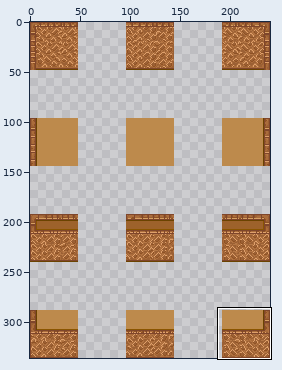
Sprite sheet, stored at Smaug4/Assets/_Game/Arts/Tilesets/tileset_pre.png. The picture above shows the old version from afar; the outline marks the close-up.
Close-up. The starting point:
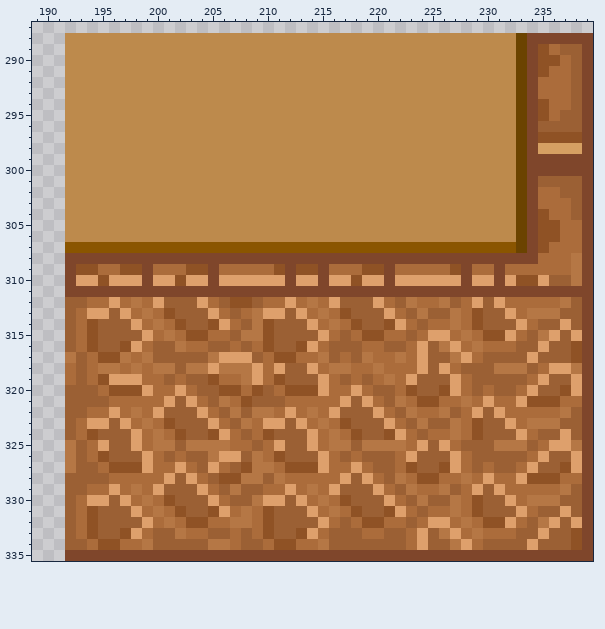
The file is 240x336 pixels. Colours within 5 levels of each other are drawn and written as one. Shown: x 189..239, y 287..335. The commit also changed other parts of the picture, which this record leaves out.
After:
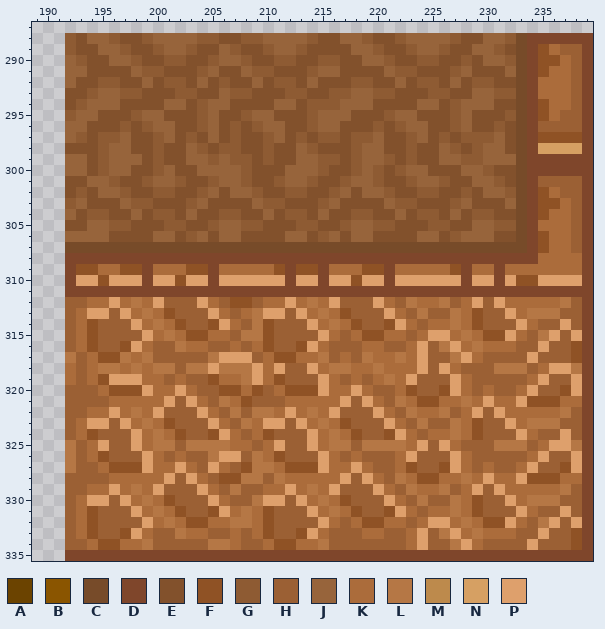
Palette (. is transparent): A #6b4300  B #8a5500  C #774b29  D #7f462b  E #82512c  F #8f5225  G #8e5b33  H #9b6034  J #97643b  K #ab6c3b  L #b57745  M #bd8a4c  N #d6a063  P #dea06c
Difference:
@@ x 189..239 @@
 287 ...................................................
-288 ...MMMMMMMMMMMMMMMMMMMMMMMMMMMMMMMMMMMMMMMMMADDDDDD
-289 ...MMMMMMMMMMMMMMMMMMMMMMMMMMMMMMMMMMMMMMMMMADFKHHD
-290 ...MMMMMMMMMMMMMMMMMMMMMMMMMMMMMMMMMMMMMMMMMADFFKHD
-291 ...MMMMMMMMMMMMMMMMMMMMMMMMMMMMMMMMMMMMMMMMMADFKKHD
-292 ...MMMMMMMMMMMMMMMMMMMMMMMMMMMMMMMMMMMMMMMMMADKKKHD
-293 ...MMMMMMMMMMMMMMMMMMMMMMMMMMMMMMMMMMMMMMMMMADKKKHD
-294 ...MMMMMMMMMMMMMMMMMMMMMMMMMMMMMMMMMMMMMMMMMADFKKHD
-295 ...MMMMMMMMMMMMMMMMMMMMMMMMMMMMMMMMMMMMMMMMMADFKHHD
-296 ...MMMMMMMMMMMMMMMMMMMMMMMMMMMMMMMMMMMMMMMMMADHHHHD
-297 ...MMMMMMMMMMMMMMMMMMMMMMMMMMMMMMMMMMMMMMMMMADFFFFD
-298 ...MMMMMMMMMMMMMMMMMMMMMMMMMMMMMMMMMMMMMMMMMADNNNND
-299 ...MMMMMMMMMMMMMMMMMMMMMMMMMMMMMMMMMMMMMMMMMADDDDDD
-300 ...MMMMMMMMMMMMMMMMMMMMMMMMMMMMMMMMMMMMMMMMMADDDDDD
-301 ...MMMMMMMMMMMMMMMMMMMMMMMMMMMMMMMMMMMMMMMMMADHHHHD
-302 ...MMMMMMMMMMMMMMMMMMMMMMMMMMMMMMMMMMMMMMMMMADKKHHD
-303 ...MMMMMMMMMMMMMMMMMMMMMMMMMMMMMMMMMMMMMMMMMADKKKHD
-304 ...MMMMMMMMMMMMMMMMMMMMMMMMMMMMMMMMMMMMMMMMMADFKKHD
-305 ...MMMMMMMMMMMMMMMMMMMMMMMMMMMMMMMMMMMMMMMMMADFFKKD
-306 ...MMMMMMMMMMMMMMMMMMMMMMMMMMMMMMMMMMMMMMMMMADFFKKD
-307 ...BBBBBBBBBBBBBBBBBBBBBBBBBBBBBBBBBBBBBBBBBADFKKKD
-308 ...DDDDDDDDDDDDDDDDDDDDDDDDDDDDDDDDDDDDDDDDDDDKKKLD
-309 ...DFFKKFFDKKKFFDKKKKKFDFFDKKKFFDKKKKKFDKKDKKKKKKLD
-310 ...DPPFPPPDPPFPPDPPPPPPDPPDPPFPPDPPPPPPDPPDPFFPHHLD
+288 ...GEJJGEEGJJJJGGEEGGJJJJGEEJJGEEGJJJJGEEJJGCDDDDDD
+289 ...GEEJJGEEGJJGEEJGEEGJJGEEEEJJGEEGJJGEEJJGECDFKHHD
+290 ...JGEEJJGEEGGEEGJJGEEGGEEGGEEJJGEEGGEEGEJJGCDFFKHD
+291 ...JJEEEEJGGEEEGJEEJGGEEEGJJEEEEJGGEEEGJEEEJCDFKKHD
+292 ...JEEGGEEJEGGEJEGEEJEGGEJEEEGGEEJEGGEJEGGEECDKKKHD
+293 ...EEGJJGGEEEGGEEJGGEEEGGEEGGJJGGEEEGGEEJJGGCDKKKHD
+294 ...EGJJJEEEEJJEGJJEEEEJJEGGGJJJEEEEJJEGJJJEECDFKKHD
+295 ...GJJEEEGJJEEEGJEEGJJEEEGJJJEEEGJJEEEGJEEEGCDFKHHD
+296 ...JJEEEGEGJJEEGJEGEGJJEEGJJEEEGEGJJEEGJEEGECDHHHHD
+297 ...JGEGGJEEGJEGEJEGEEGJEGEGGEGGJEEGJEGEGGGJECDFFFFD
+298 ...EEEGJJEEGEEJGEGGEEGEEJGEEEGJJEEGEEJGEGJJECDNNNND
+299 ...JJEGJJJEGEEJJGJGGEGEEJJGGEGJJGEGEEJJGGJJJCDDDDDD
+300 ...JJEGJJEEGJEEJJJJGEEEJJJGEEGJGEGJJEEEJJGEECDDDDDD
+301 ...EEJJGEEGJJGEEGJJGEEGJJGEEGJJGEEGJJGEEJJGECDHHHHD
+302 ...EGEJJGEEGGEEGJEJJGEEGGEEGJEJJGEEGGEEGEJJGCDFKHHD
+303 ...GJEEEJGGEEEGJEEEEJGGEEEGJEEEEJGGEEEGJEEEJCDFFKHD
+304 ...JEGGEEJEGGEJEEGGEEJEGGEJEEGGEEJEGGEJEGGEECDFKKHD
+305 ...EEJJGGEEEGGEEGJJGGEEEGGEEGJJGGEEEGGEEJJGGCDKKKHD
+306 ...JJJJEEEEJJEGJEJJEEEEJJEGJEJJEEEEJJEGJJJEECDFKKHD
+307 ...CCCCCCCCCCCCCCCCCCCCCCCCCCCCCCCCCCCCCCCCCCDFKKHD
+308 ...DDDDDDDDDDDDDDDDDDDDDDDDDDDDDDDDDDDDDDDDDDDKKKKD
+309 ...DFFKKFFDKKKFFDKKKKKFDFFDKKKFFDKKKKKFDKKDKKKKKKKD
+310 ...DPPFPPPDPPFPPDPPPPPPDPPDPPFPPDPPPPPPDPPDPFFPPPPD
 311 ...DDDDDDDDDDDDDDDDDDDDDDDDDDDDDDDDDDDDDDDDDDDDDDDD
Where, in picture pixels (left, top, right, bottom), the same in both close-ups:
changed: (65, 33, 582, 286)
